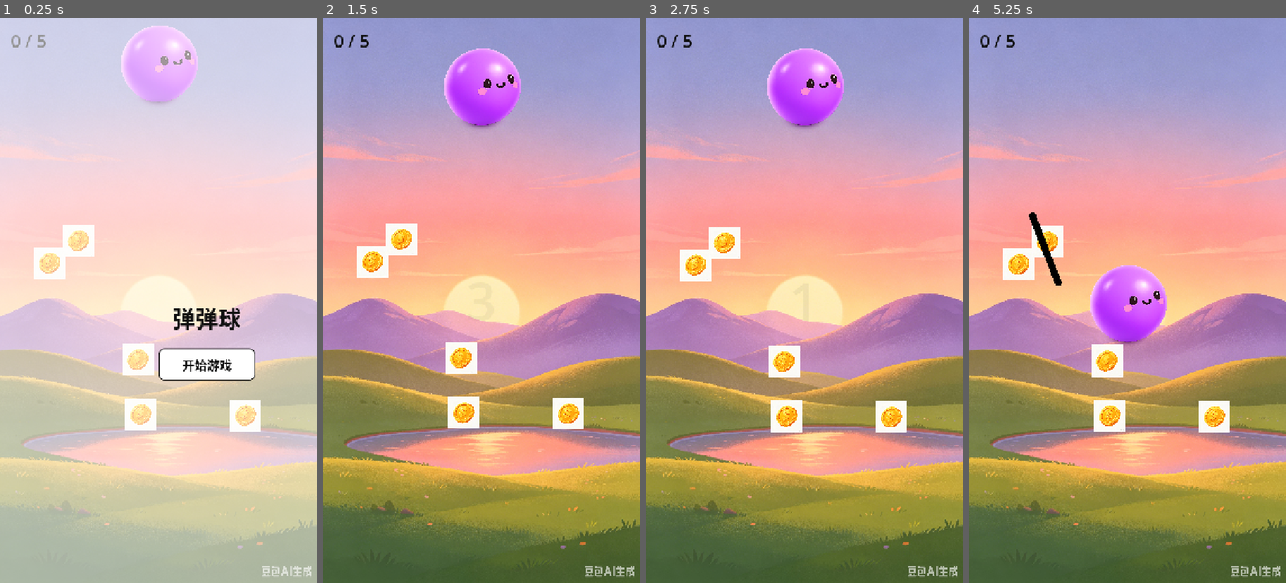
Above: before the commit, frames 1-4 (left to right).
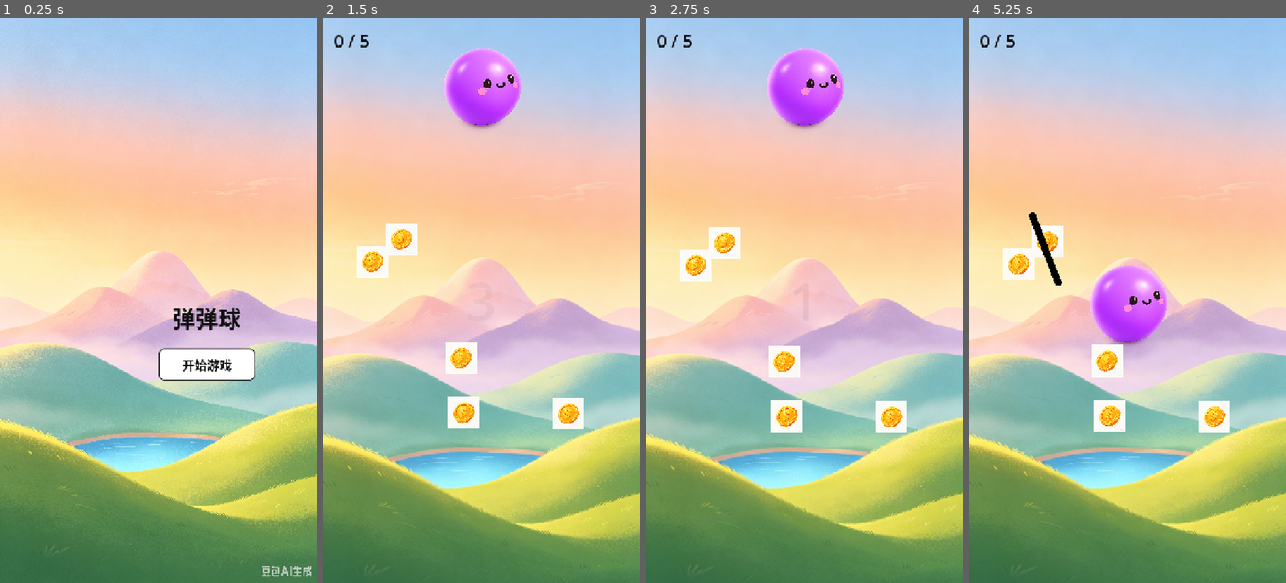
Above: after the commit, the same moments.

Repository: day-dreamer-11/bounce-line-
Game: Godot game, scene res://scenes/TrailDemo.tscn
Two runs of this game, one before a commit and one after it. Both use one fixed random seed, a clock stepped at 60 frames per second and the inputs below.
Inputs (mouse positions are in pixels of both pictures, inside the frame that each line leads up to):
- Up to frame 1 (0.25 s): no input
- Up to frame 2 (1.5 s): click "开始游戏" at 0.5 s; tap Enter at 1.25 s; move the mouse to (551, 272) at 1.27 s; click (551, 272) at 1.42 s
- Up to frame 3 (2.75 s): drag from (741, 328) to (890, 419) at 2.02 s
- Up to frame 4 (5.25 s): move the mouse to (1159, 176) at 2.77 s; click (1159, 176) at 2.92 s; drag from (1111, 413) to (1019, 260) at 3.52 s; move the mouse to (1222, 385) at 4.27 s; click (1222, 385) at 4.42 s; drag from (1032, 215) to (1108, 419) at 5.02 s

The runs differ from the first frame. In frame 1, 84% of the frame differs, in the area x 0-100%, y 0-100%; in frame 2, 90%; in frame 3, 90%; in frame 4, 90%.

Commit message:
feat: Update game background + UI overlay for start/end screens
- Main background: updated 背景.png
- Start screen, game over, victory: now use ui_overlay.png (开头还有结算背景.png)

Co-Authored-By: Claude Opus 4.7 <noreply@anthropic.com>

Diff:
--- a/scripts/coin_container.gd
+++ b/scripts/coin_container.gd
@@ -82,10 +82,7 @@
 	canvas.process_mode = Node.PROCESS_MODE_ALWAYS
 	add_child(canvas)
 
-	var bg := ColorRect.new()
-	bg.color = Color(1.0, 1.0, 1.0, 0.6)
-	bg.set_anchors_preset(Control.PRESET_FULL_RECT)
-	canvas.add_child(bg)
+	_show_overlay_bg(canvas)
 
 	var vbox := VBoxContainer.new()
 	vbox.set_anchors_preset(Control.PRESET_CENTER)
@@ -125,3 +122,15 @@
 		get_tree().reload_current_scene()
 	)
 	vbox.add_child(btn)
+
+
+func _show_overlay_bg(canvas: CanvasLayer) -> void:
+	var tex := load("res://assets/ui_overlay.png")
+	if not tex:
+		return
+	var bg := TextureRect.new()
+	bg.texture = tex
+	bg.expand_mode = TextureRect.EXPAND_IGNORE_SIZE
+	bg.stretch_mode = TextureRect.STRETCH_SCALE
+	bg.set_anchors_preset(Control.PRESET_FULL_RECT)
+	canvas.add_child(bg)
--- a/scripts/trail_system.gd
+++ b/scripts/trail_system.gd
@@ -30,6 +30,18 @@
 	canvas.name = "BackgroundLayer"
 	canvas.layer = -1
 	add_child(canvas)
+	var bg := TextureRect.new()
+	bg.texture = tex
+	bg.expand_mode = TextureRect.EXPAND_IGNORE_SIZE
+	bg.stretch_mode = TextureRect.STRETCH_SCALE
+	bg.set_anchors_preset(Control.PRESET_FULL_RECT)
+	canvas.add_child(bg)
+
+
+func _make_overlay_bg(canvas: CanvasLayer) -> void:
+	var tex := load("res://assets/ui_overlay.png")
+	if not tex:
+		return
 	var bg := TextureRect.new()
 	bg.texture = tex
 	bg.expand_mode = TextureRect.EXPAND_IGNORE_SIZE
@@ -71,10 +83,7 @@
 	canvas.name = "StartScreen"
 	add_child(canvas)
 
-	var bg := ColorRect.new()
-	bg.color = Color(1.0, 1.0, 1.0, 0.55)
-	bg.set_anchors_preset(Control.PRESET_FULL_RECT)
-	canvas.add_child(bg)
+	_make_overlay_bg(canvas)
 
 	var vbox := VBoxContainer.new()
 	vbox.set_anchors_preset(Control.PRESET_CENTER)
@@ -224,10 +233,7 @@
 	canvas.process_mode = Node.PROCESS_MODE_ALWAYS
 	add_child(canvas)
 
-	var bg := ColorRect.new()
-	bg.color = Color(1.0, 1.0, 1.0, 0.6)
-	bg.set_anchors_preset(Control.PRESET_FULL_RECT)
-	canvas.add_child(bg)
+	_make_overlay_bg(canvas)
 
 	var vbox := VBoxContainer.new()
 	vbox.set_anchors_preset(Control.PRESET_CENTER)
Binary file changed: assets/background.png
Binary file added: assets/ui_overlay.png
